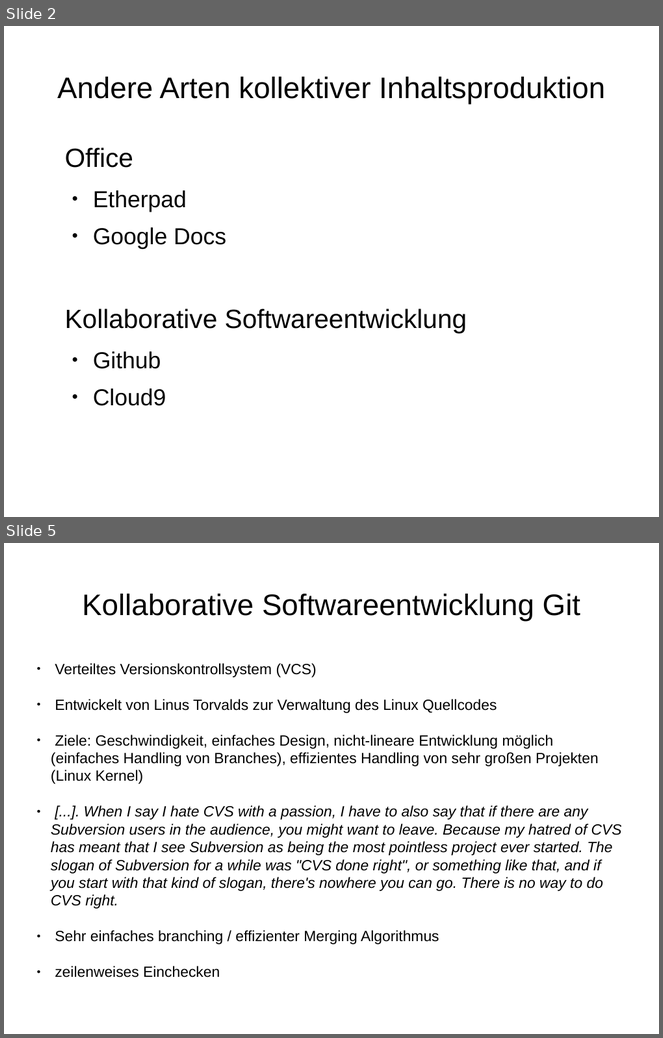
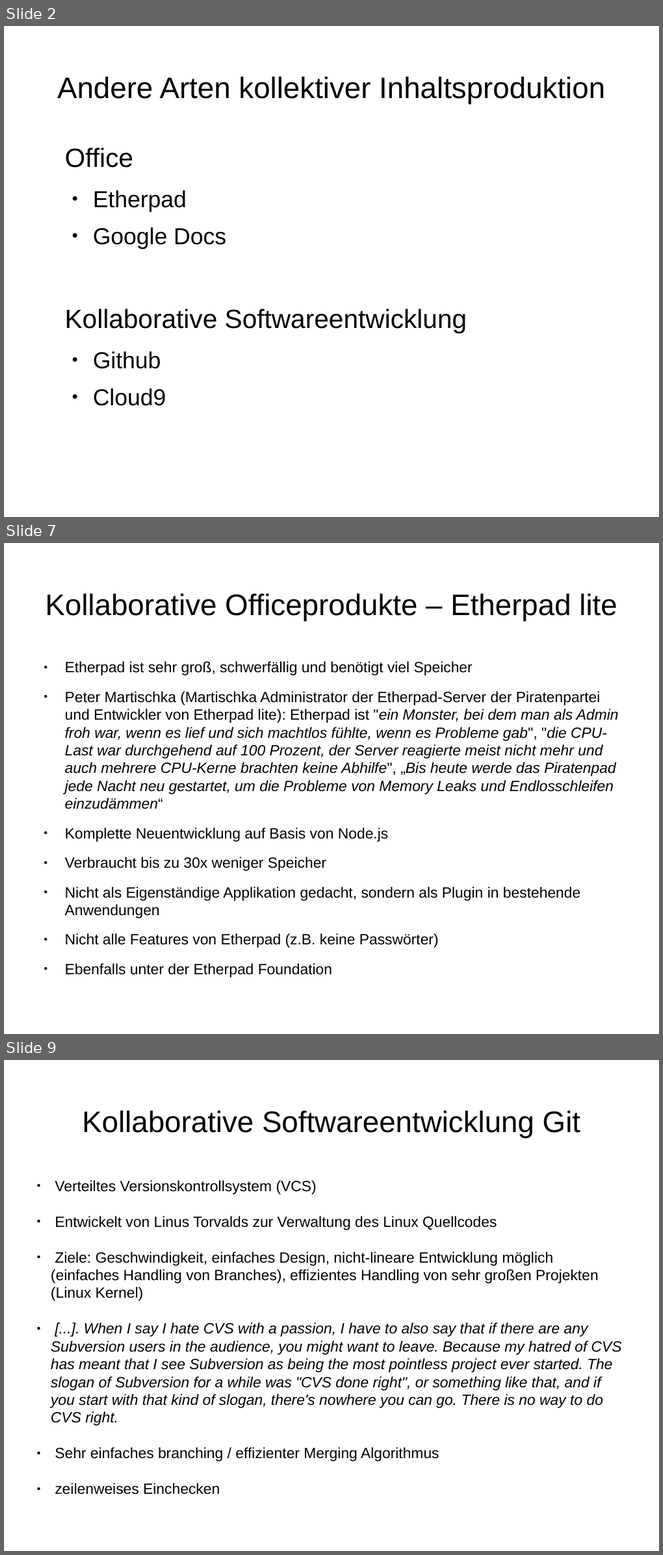
Before and after one commit to rommsen/Seminar_1905, a slide deck: referat/Kapitel4.odp. Shown one above the other, each under a label of ours: slides 2 and 5 before the commit, slides 2, 7 and 9 after it; the slides between them are not shown. The pictures are 663x1038 and 663x1555 pixels, drawn with LibreOffice and Linux fonts; fonts in the diff are those of the drawing. Boxes give left, top, right and bottom in pixels: in the first picture for what was removed or moved away, otherwise in the second. Text is boxed around its words. In the diff, an @@ line names an element or a change of style, - is before the commit and + after.

```diff
--- a/referat/Kapitel4.odp
+++ b/referat/Kapitel4.odp
@@ slide 7 added at box(4, 543, 659, 1034), background #FFFFFF @@
@@ title added at box(45, 594, 617, 621), 36 pt, text #000000 @@
+Kollaborative Officeprodukte – Etherpad lite
@@ text added at box(65, 661, 619, 978), 18 pt, text #000000 @@
+● Etherpad ist sehr groß, schwerfällig und benötigt viel Speicher
+● Peter Martischka (Martischka Administrator der Etherpad-Server der Piratenpartei und Entwickler von Etherpad lite): Etherpad ist "ein Monster, bei dem man als Admin froh war, wenn es lief und sich machtlos fühlte, wenn es Probleme gab", "die CPU-Last war durchgehend auf 100 Prozent, der Server reagierte meist nicht mehr und auch mehrere CPU-Kerne brachten keine Abhilfe", „Bis heute werde das Piratenpad jede Nacht neu gestartet, um die Probleme von Memory Leaks und Endlosschleifen einzudämmen“
+● Komplette Neuentwicklung auf Basis von Node.js
+● Verbraucht bis zu 30x weniger Speicher
+● Nicht als Eigenständige Applikation gedacht, sondern als Plugin in bestehende Anwendungen
+● Nicht alle Features von Etherpad (z.B. keine Passwörter)
+● Ebenfalls unter der Etherpad Foundation
@@ what was slide 5 is now slide 9 @@
```
Also in this commit, not shown: 5 slides changed, 5 other slides added, 2 slides removed.
